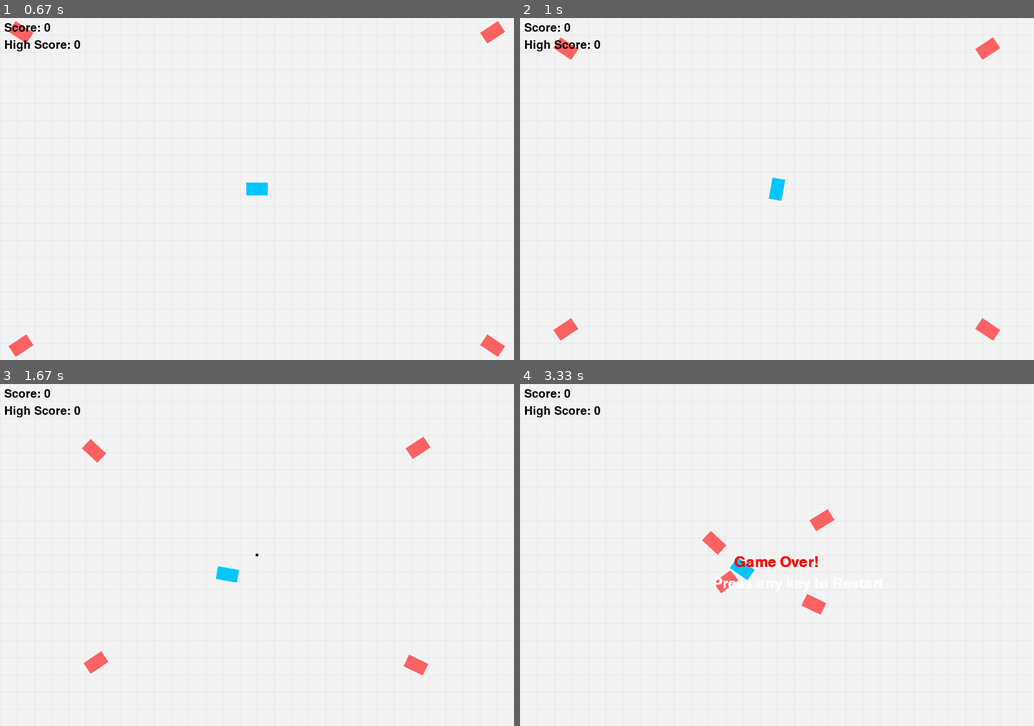
Above: before the commit, frames 1-4 (two rows, left to right).
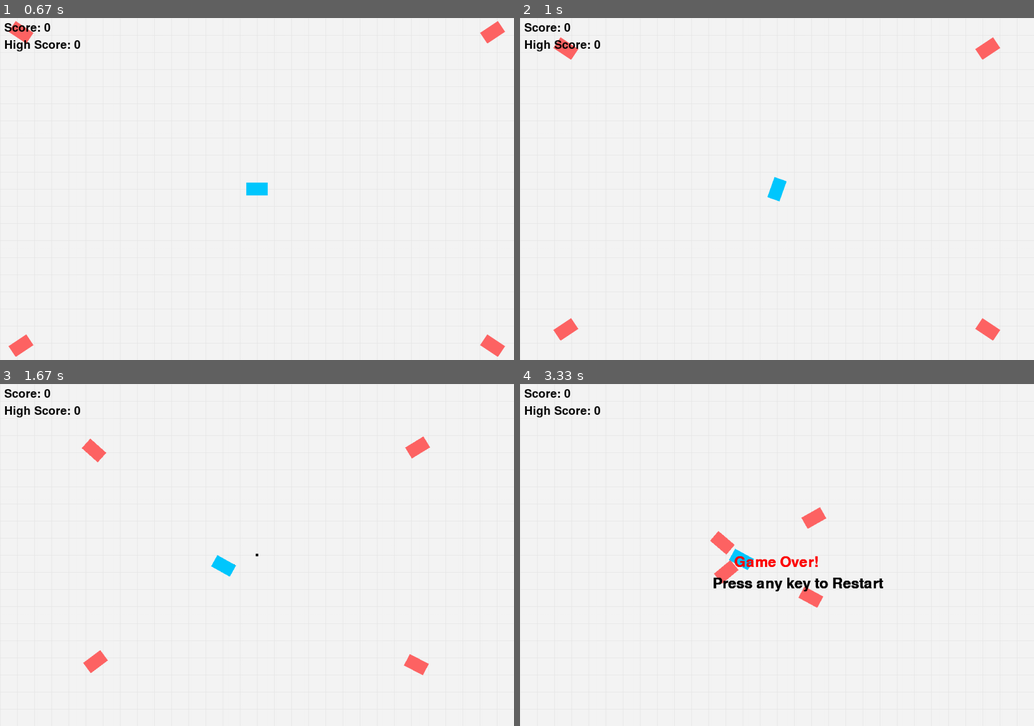
Above: after the commit, the same moments.

Repository: Varun-Chinthoju/LearningPython
Game: pygame game, started from pygame_Learning/Drift_Chase_V2/Drift_Chase_V2.py
Two runs of this game, one before a commit and one after it. Both use one fixed random seed, a clock stepped at 60 frames per second and the inputs below.
Inputs (mouse positions are in pixels of both pictures, inside the frame that each line leads up to):
- Up to frame 1 (0.67 s): click "Play" at 0.38 s
- Up to frame 2 (1 s): hold Right from 0.67 s (still down); move the mouse to (756, 202) at 0.7 s
- Up to frame 3 (1.67 s): release Right at 1.13 s; hold Up 1.17-1.47 s; hold Right from 1.5 s (still down)
- Up to frame 4 (3.33 s): release Right at 1.97 s; hold Left 2-2.53 s; hold Down 2.57-2.87 s; hold Left 2.9-3.3 s

Frame 1 is identical in both runs. In frame 2, less than 0.1% of the frame differs, in the area x 48-52%, y 46-54%; in frame 3, 0.4%; in frame 4, 1.5%, in the area x 35-71%, y 36-68%.

Commit message:
Implement Drift Chase game with player, enemy mechanics, and high score tracking

Diff:
--- a/pygame_Learning/Drift_Chase_V2.py
+++ b/pygame_Learning/Drift_Chase_V2/Drift_Chase_V2.py
@@ -2,6 +2,11 @@
 import math
 import random
 import time
+import os
+
+# High score file path
+
+
 
 # Initialize Pygame
 pygame.init()
@@ -16,13 +21,30 @@
 TRACK_COLOR = (0, 0, 0)
 MAX_SPEED = 6
 DRIFT_FACTOR = .92
-ENEMY_SPEED = 3.5
+ENEMY_SPEED = 3.5 # 3.5
 MAX_TURN_RADIUS = 150
 MIN_TURN_RADIUS = 30
 TURN_RADIUS_DECAY = 0.2
 TURN_RADIUS_RESET_TIME = 0.5
 EXPLOSION_RADIUS = 100  # Radius in which cars are affected by the explosion
 EXPLOSION_PARTICLE_COUNT = 50  # Number of particles in the explosion
+HIGH_SCORE_FILE = "high_score.txt"
+
+# Load high score from file
+if os.path.exists(HIGH_SCORE_FILE):
+    with open(HIGH_SCORE_FILE, "r") as file:
+        try:
+            high_score = int(file.read().strip())
+        except ValueError:
+            high_score = 0
+else:
+    high_score = 0
+
+# Save high score to file
+def save_high_score():
+    with open(HIGH_SCORE_FILE, "w") as file:
+        file.write(str(high_score))
+
 
 screen = pygame.display.set_mode((WIDTH, HEIGHT))
 pygame.display.set_caption("Drift Chase")
@@ -53,8 +75,9 @@
 player_angle = 0
 player_speed = 0
 player_turning = False
-last_turn_time = time.time()
+last_turn_time = time.time()  # Initialize the last turn time to the current time
 turn_radius = MAX_TURN_RADIUS
+turn_amount = 5
 score = 0
 game_over = False
 game_started = False  # Keeps track of whether the game has started
@@ -141,7 +164,7 @@
             high_score = score  # Update the high score if the current score is higher
         font = pygame.font.SysFont(None, 50)
         game_over_text = font.render("Game Over!", True, (255, 0, 0))
-        restart_text = font.render("Press any key to Restart", True, (255, 255, 255))
+        restart_text = font.render("Press any key to Restart", True, (0, 0, 0))
         screen.blit(game_over_text, (WIDTH // 2 - 100, HEIGHT // 2))
         screen.blit(restart_text, (WIDTH // 2 - 150, HEIGHT // 2 + 50))
 
@@ -161,16 +184,18 @@
     if keys[pygame.K_LEFT] or keys[pygame.K_RIGHT]:
         player_turning = True
         if keys[pygame.K_LEFT]:
-            player_angle += 5
+            player_angle += turn_amount
         if keys[pygame.K_RIGHT]:
-            player_angle -= 5
+            player_angle -= turn_amount
         drift_tracks.append((int(player_pos[0]), int(player_pos[1]), time.time()))  # Save track positions with timestamps
+    else:
+        player_turning = False
+        turn_amount = 5
 
     if keys[pygame.K_ESCAPE]:
         pygame.quit()
 
-    else:
-        player_turning = False
+
 
     # Drift effect
     player_speed *= DRIFT_FACTOR
@@ -182,14 +207,16 @@
     # Adjust turn radius when turning
     if player_turning:
         # Shrink the turn radius by 20% every 0.1 seconds
-        if time.time() - last_turn_time > 0.1:
-            turn_radius = max(MIN_TURN_RADIUS, turn_radius * 0.8)
+        if time.time() - last_turn_time > 0.4:
+            turn_amount = turn_amount * 1.1
+            if turn_amount>12:
+                turn_amount = 12
             last_turn_time = time.time()
 
     else:
         # Reset turn radius after not turning for a while
         if time.time() - last_turn_time > TURN_RADIUS_RESET_TIME:
-            turn_radius = MAX_TURN_RADIUS
+            turn_amount = 5
 
     # Calculate player facing angle based on movement
     if player_speed != 0:
